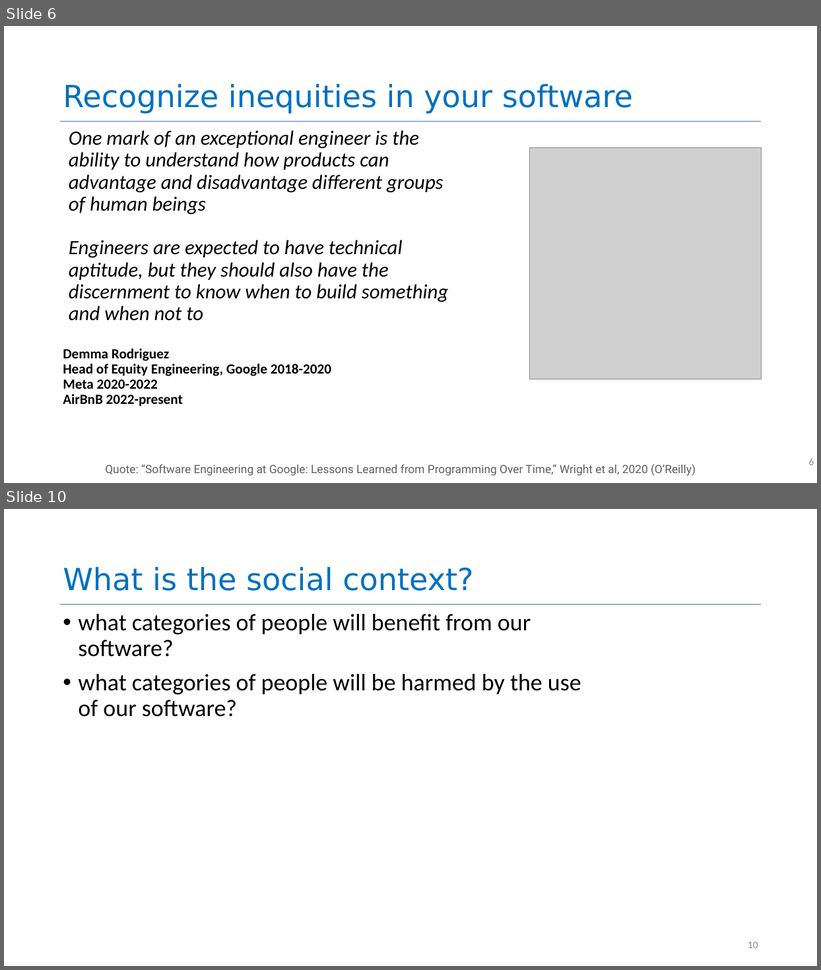
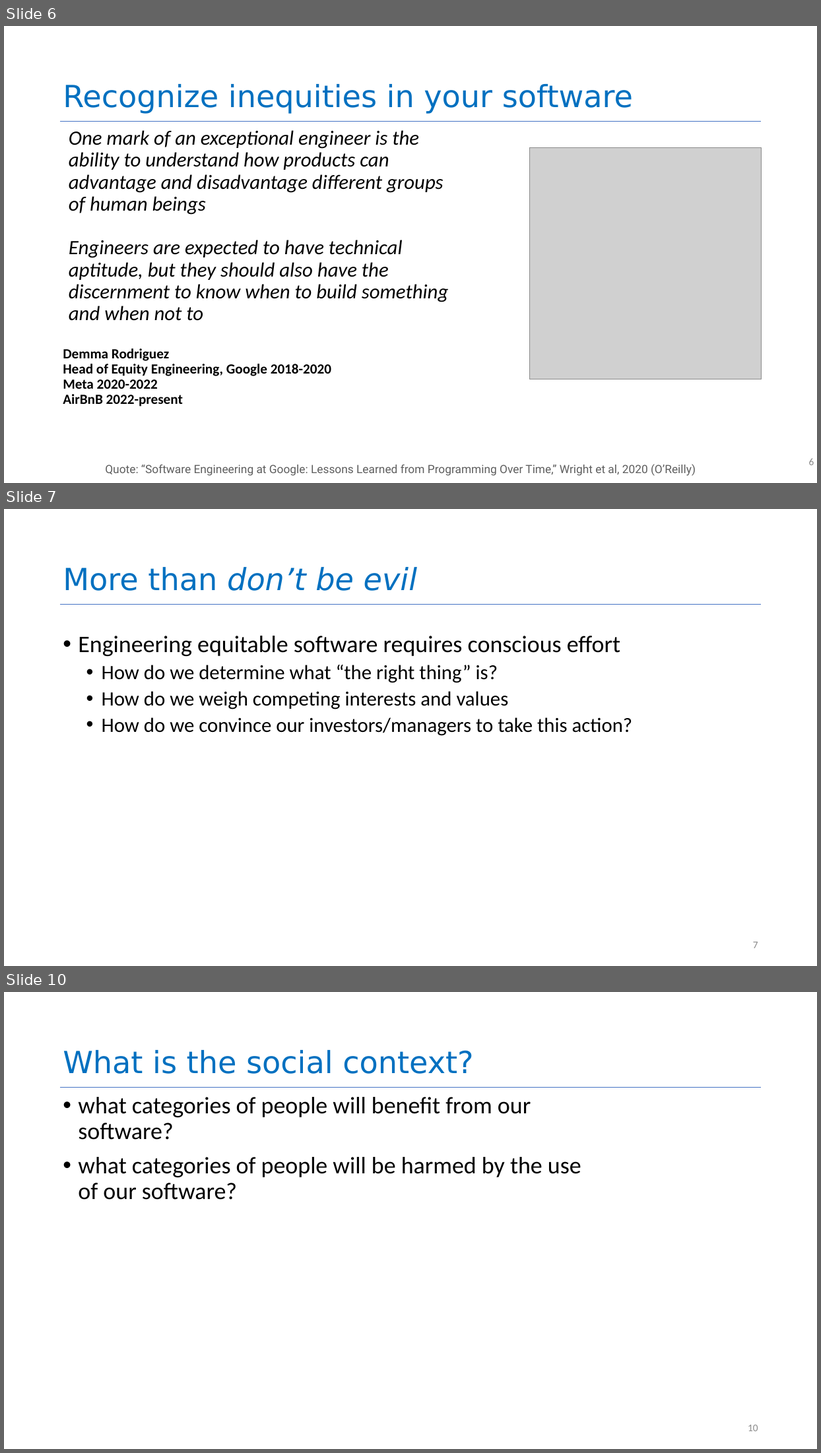
Before and after one commit to neu-se/CS4530-Fall-2025, a slide deck: Slides/Module 16A Engineering Ethical Software.pptx. Shown one above the other, each under a label of ours: slides 6 and 10 before the commit, slides 6, 7 and 10 after it; the slides between them are not shown. The pictures are 821x970 and 821x1453 pixels, drawn with LibreOffice and Linux fonts; fonts in the diff are those of the drawing; grey boxes stand for pictures. Boxes give left, top, right and bottom in pixels: in the first picture for what was removed or moved away, otherwise in the second. Text is boxed around its words. In the diff, an @@ line names an element or a change of style, - is before the commit and + after.

```diff
--- a/Slides/Module 16A Engineering Ethical Software.pptx
+++ b/Slides/Module 16A Engineering Ethical Software.pptx
@@ slide 7 added at (4, 509, 817, 966), background #FFFFFF; not listed: 1 template element that a slide beside it also shows @@
@@ title added at (63, 567, 417, 591), 72 pt, text #0070C0, italic @@
+More than don’t be evil
@@ text added at (78, 636, 568, 736), 48 pt, text #000000 @@
+• Engineering equitable software requires conscious effort
+  • How do we determine what “the right thing” is?
+  • How do we weigh competing interests and values
+  • How do we convince our investors/managers to take this action?
@@ page number added at (753, 942, 758, 949), 24 pt, text #888888 @@
+7
```
Also in this commit, not shown: 2 slides changed, 6 other slides added, 10 slides removed, 1 other file.
